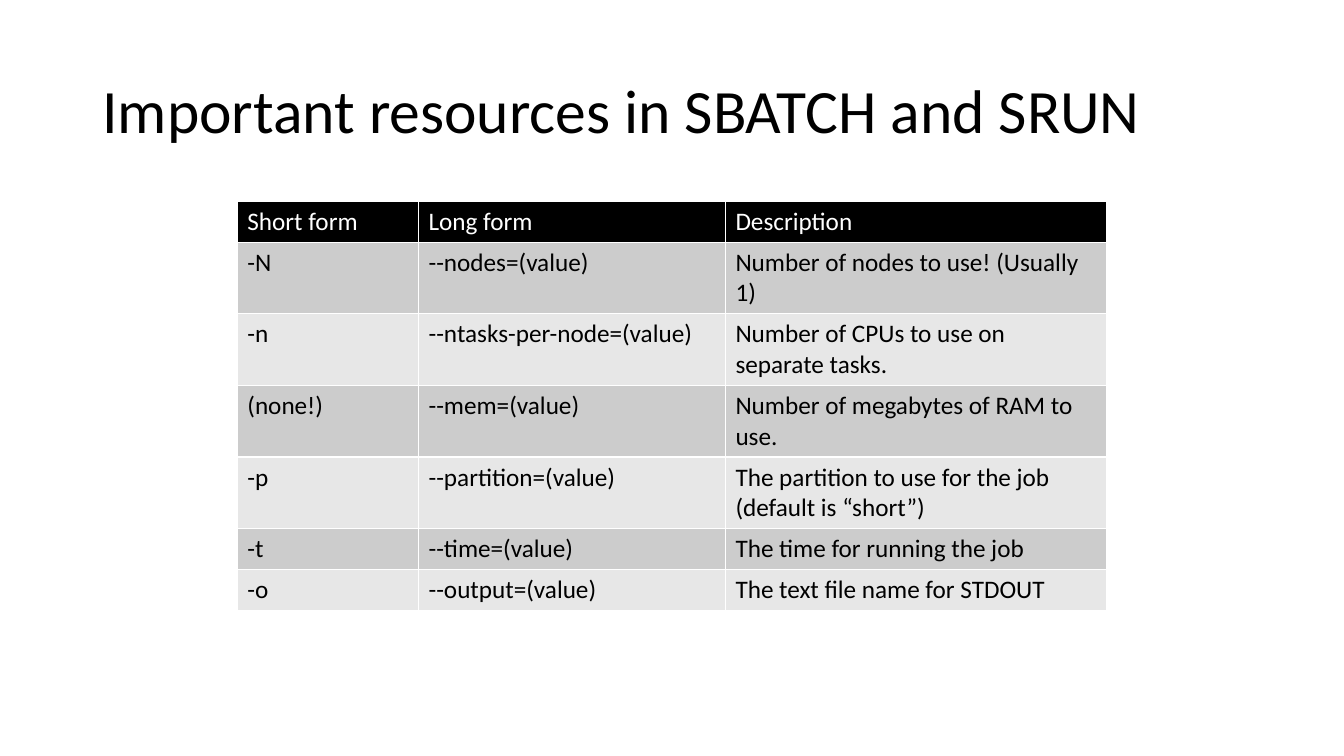
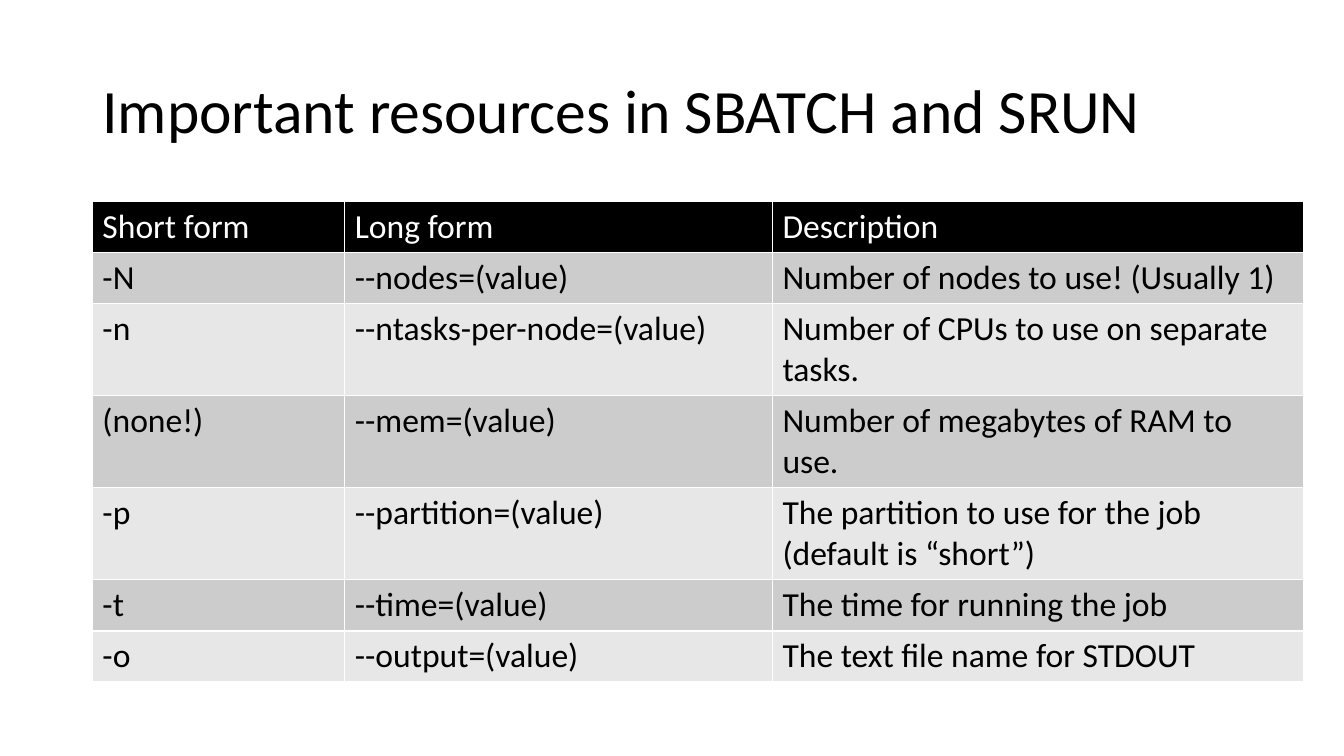
Before and after one commit to haibol2016/BioinformaticsTrainingWorkshop, a slide deck: slide 30 of 1.Unix/presentations/advanced_command_line_tutorial.pptx (slide 27 before the commit). Drawn at 1344x756 pixels with LibreOffice and Linux fonts; fonts in the diff are those of the drawing. Boxes give left, top, right and bottom in pixels: in the first picture for what was removed or moved away, otherwise in the second. Text is boxed around its words. In the diff, an @@ line names an element or a change of style, - is before the commit and + after.

```diff
--- a/1.Unix/presentations/advanced_command_line_tutorial.pptx
+++ b/1.Unix/presentations/advanced_command_line_tutorial.pptx
@@ table at [93, 202, 1304, 677] @@
@@ size 18 to 24 pt @@
@@ table: place and size @@
-table at [237, 202, 1107, 607]
+table at [93, 202, 1304, 677]
```
Also in this commit, not shown: 25 other slides changed, 6 slides added, 2 slides removed, 3 other files.
